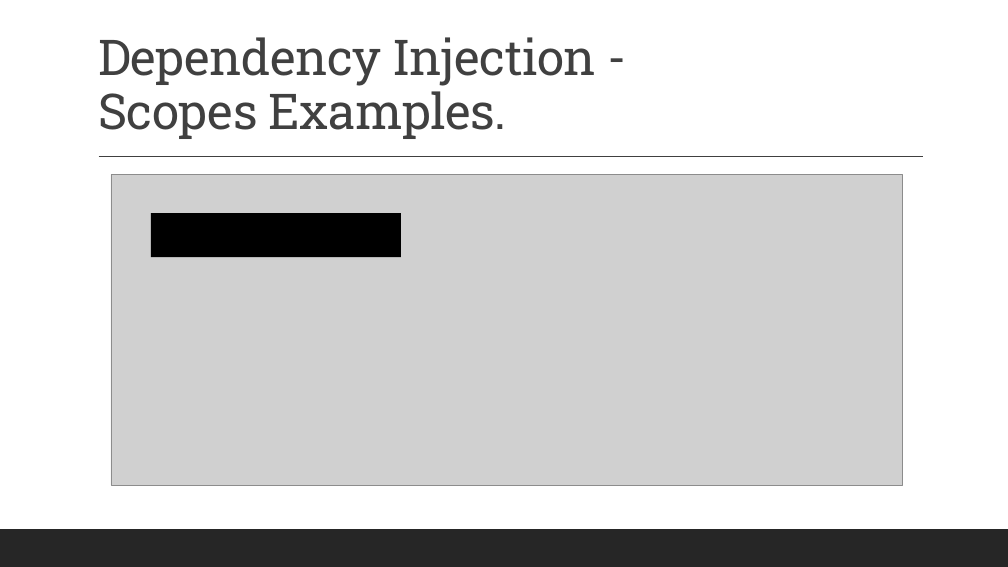
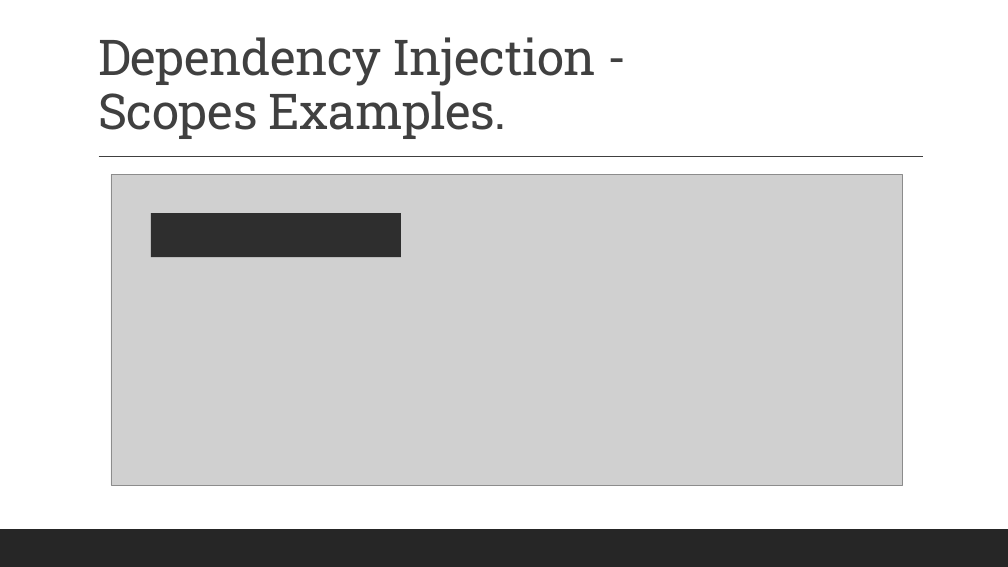
Before and after one commit to 2002-feb24-net/trainer-code, a slide deck: slide 11 of REPO_MarksCodeAndPPTs/DotNetPPTs/dotnetWeek3Ppts/D15_.NET_DependencyInjection.pptx. Drawn at 1008x567 pixels with LibreOffice and Linux fonts; fonts in the diff are those of the drawing; grey boxes stand for pictures. Boxes give left, top, right and bottom in pixels: in the first picture for what was removed or moved away, otherwise in the second. Text is boxed around its words. In the diff, an @@ line names an element or a change of style, - is before the commit and + after.

```diff
--- a/REPO_MarksCodeAndPPTs/DotNetPPTs/dotnetWeek3Ppts/D15_.NET_DependencyInjection.pptx
+++ b/REPO_MarksCodeAndPPTs/DotNetPPTs/dotnetWeek3Ppts/D15_.NET_DependencyInjection.pptx
@@ rectangle at (150, 213, 401, 257): fill #000000 to #2E2E2E @@
```
Also in this commit, not shown: 5 other slides changed, 4 other files.
